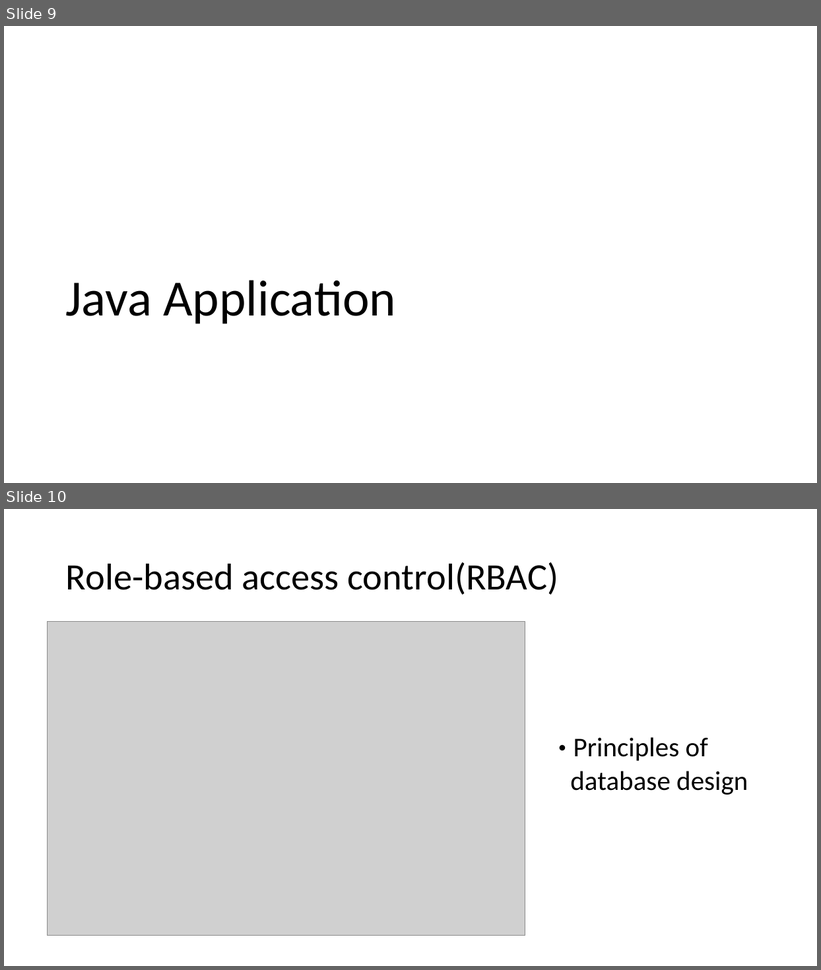
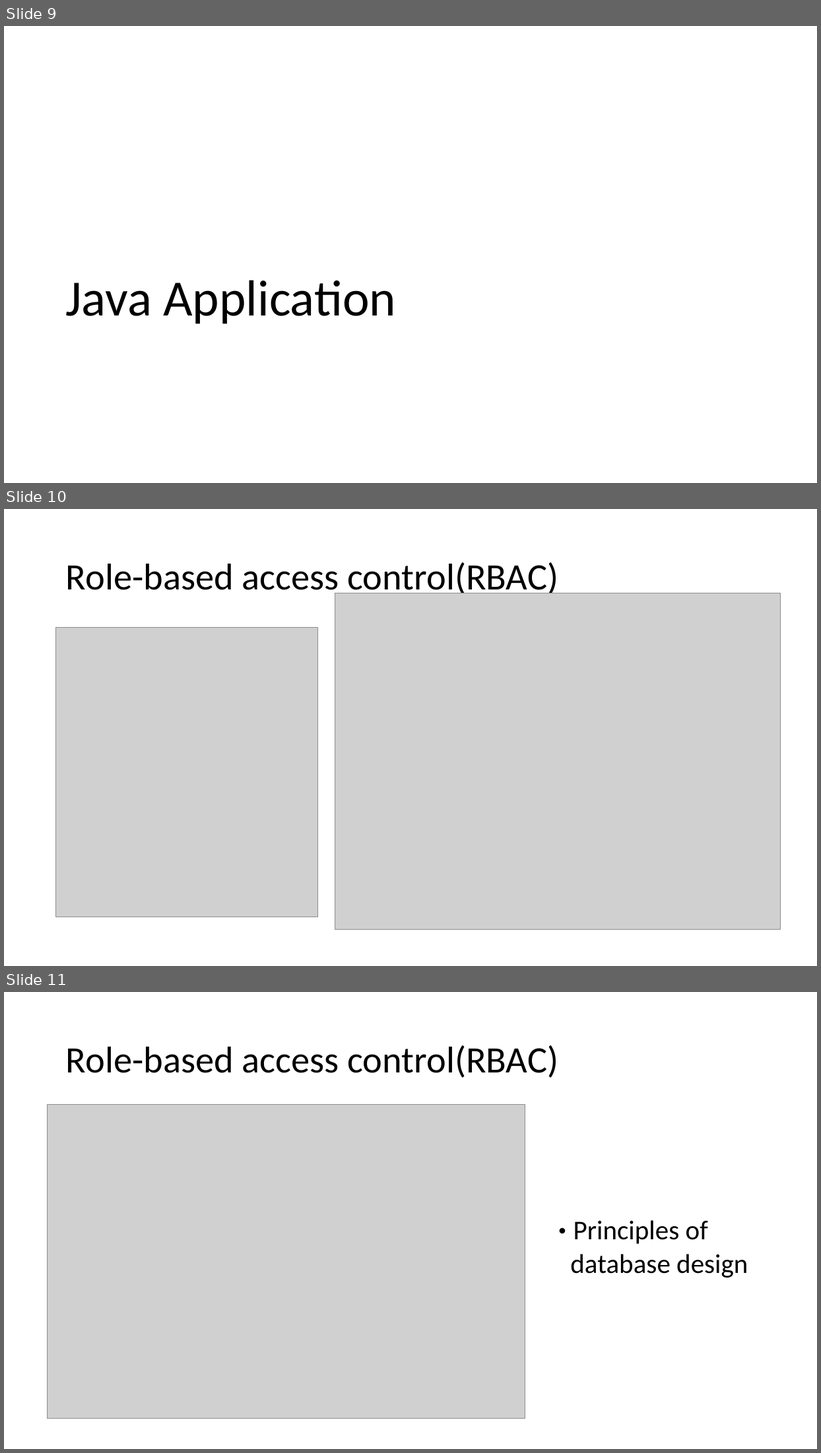
Before and after one commit to similar2/HPCAlertSystem, a slide deck: docs/高性能集群监控系统.pptx. Shown one above the other, each under a label of ours: slides 9 and 10 before the commit, slides 9, 10 and 11 after it. The pictures are 821x970 and 821x1453 pixels, drawn with LibreOffice and Linux fonts; fonts in the diff are those of the drawing; grey boxes stand for pictures. Boxes give left, top, right and bottom in pixels: in the first picture for what was removed or moved away, otherwise in the second. Text is boxed around its words. In the diff, an @@ line names an element or a change of style, - is before the commit and + after.

```diff
--- a/docs/高性能集群监控系统.pptx
+++ b/docs/高性能集群监控系统.pptx
@@ slide 10 added at bbox=[4, 509, 817, 966], background #FFFFFF @@
@@ title added at bbox=[66, 562, 558, 598], 44 pt, text #000000 @@
+Role-based access control(RBAC)
@@ picture added at bbox=[335, 593, 781, 930] @@
@@ picture added at bbox=[56, 627, 319, 917] @@
@@ what was slide 10 is now slide 11 @@
```
Also in this commit, not shown: 2 slides changed, 3 other slides added.
